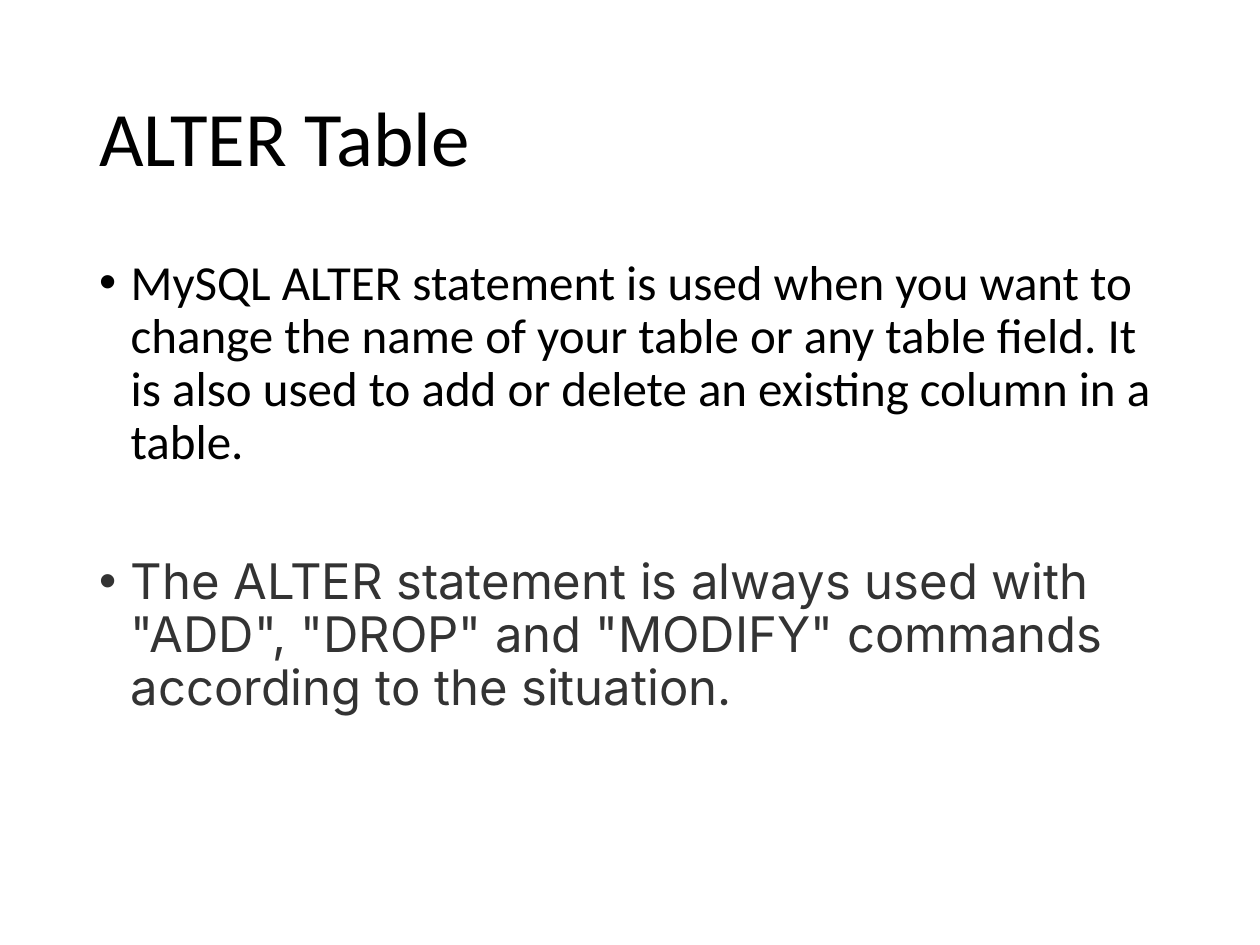
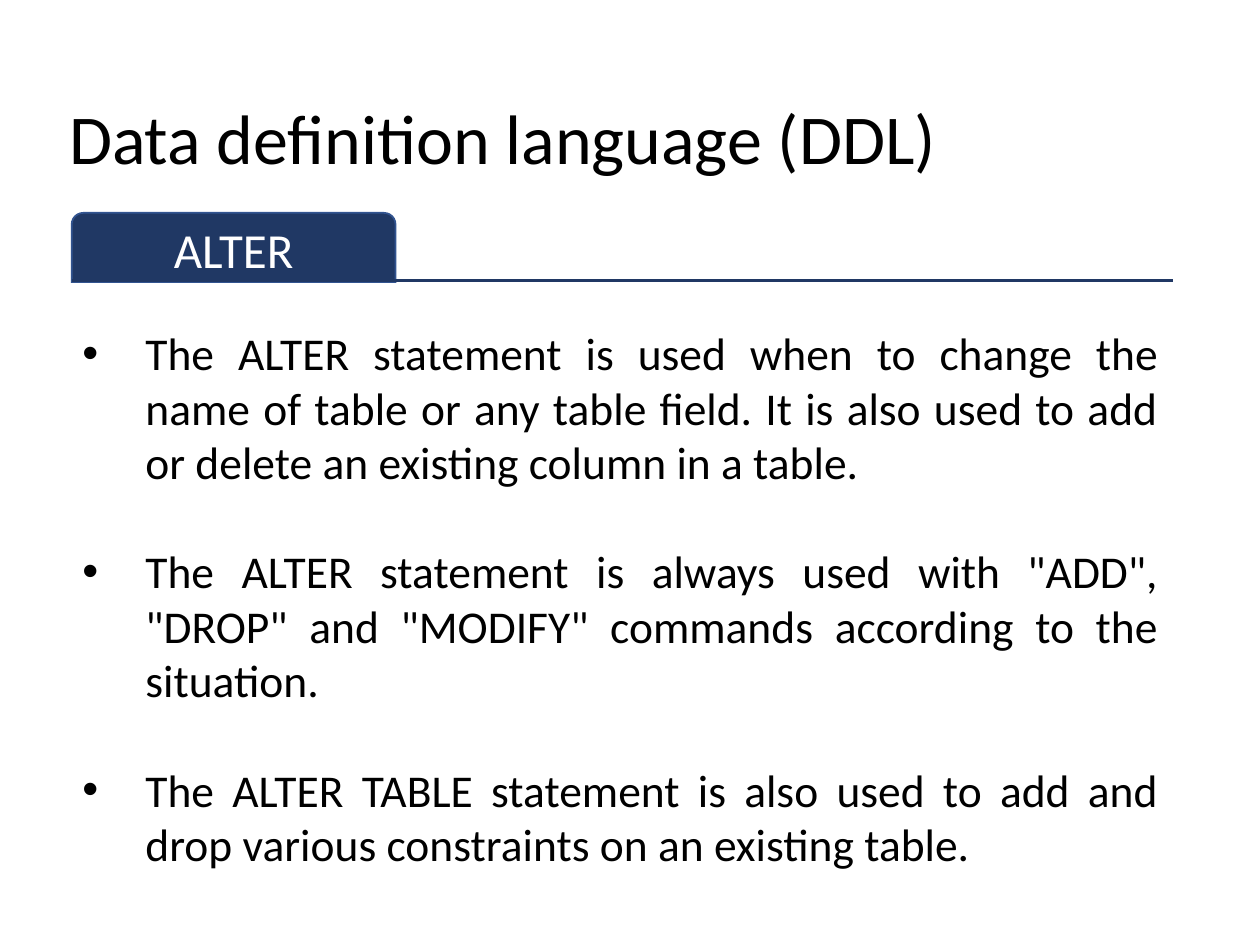
Before and after one commit to sitmbadept/sitmbadept.github.io, a slide deck: slide 89 of 2023/UNIT_2/WIP/UNIT-2-PART-1.pptx (slide 88 before the commit). Drawn at 1260x945 pixels with LibreOffice and Linux fonts; fonts in the diff are those of the drawing. Boxes give left, top, right and bottom in pixels: in the first picture for what was removed or moved away, otherwise in the second. Text is boxed around its words. In the diff, an @@ line names an element or a change of style, - is before the commit and + after.

```diff
--- a/2023/UNIT_2/WIP/UNIT-2-PART-1.pptx
+++ b/2023/UNIT_2/WIP/UNIT-2-PART-1.pptx
@@ title at box(69, 113, 936, 176): text changed; size 44 to 40 pt @@
-ALTER Table
+Data definition language (DDL)
@@ round same rect added at box(72, 213, 396, 282), fill #203864, outline #325491 1 pt, 28 pt, text #FFFFFF @@
+ALTER
@@ line added from (72, 281) to (1173, 281), #203864 1.5 pt @@
@@ text "The ALTER statement is used ...": place and size @@
-text "The ALTER statement is used ..." at box(131, 266, 1150, 716)
+text "The ALTER statement is used ..." at box(145, 338, 1158, 869)
@@ text at box(145, 338, 1158, 487): text changed; size 28 to 26 pt @@
-• MySQL ALTER statement is used when you want to change the name of your table or any table field. It is also used to add or delete an existing column in a table.
+• The ALTER statement is used when to change the name of table or any table field. It is also used to add or delete an existing column in a table.
@@ text at box(145, 556, 1158, 698): size 28 to 26 pt, font Inter to Calibri, text colour #333333 to #000000 in "The ALTER statement is always used with ..."; alignment left to justified; indent changed; line spacing 0.9 to 1; less space between paragraphs @@
@@ text at box(145, 775, 1158, 869): paragraph added @@
+• The ALTER TABLE statement is also used to add and drop various constraints on an existing table.
```
Also in this commit, not shown: 4 other slides changed, 11 slides added, 3 slides removed.
